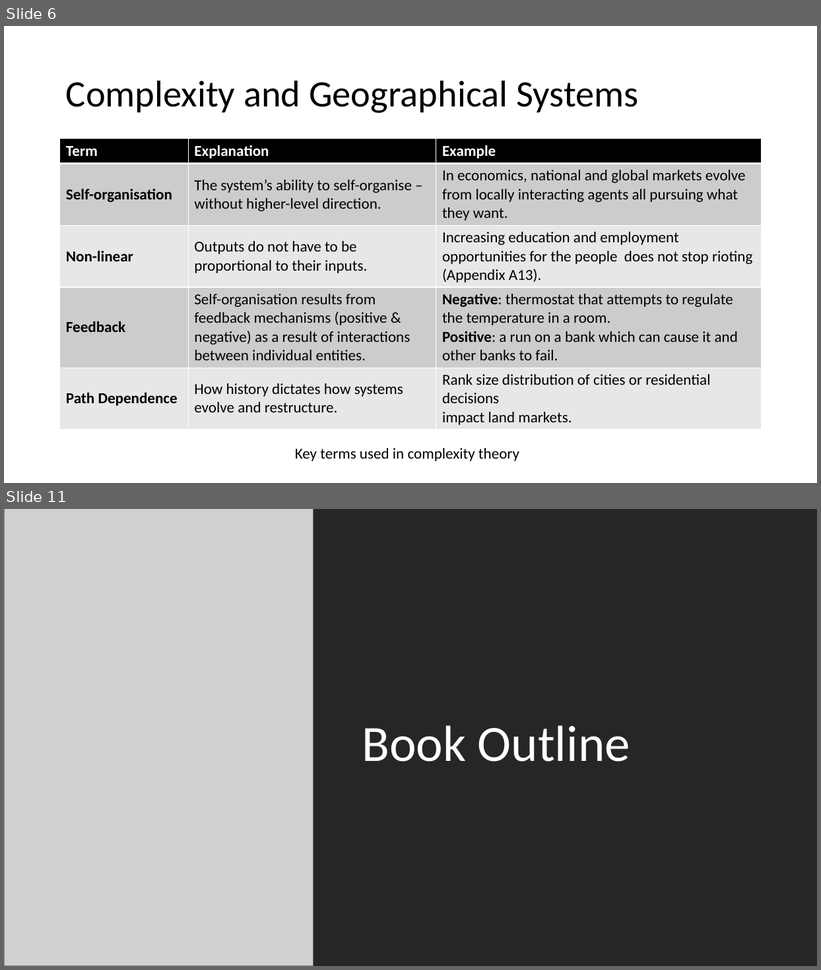
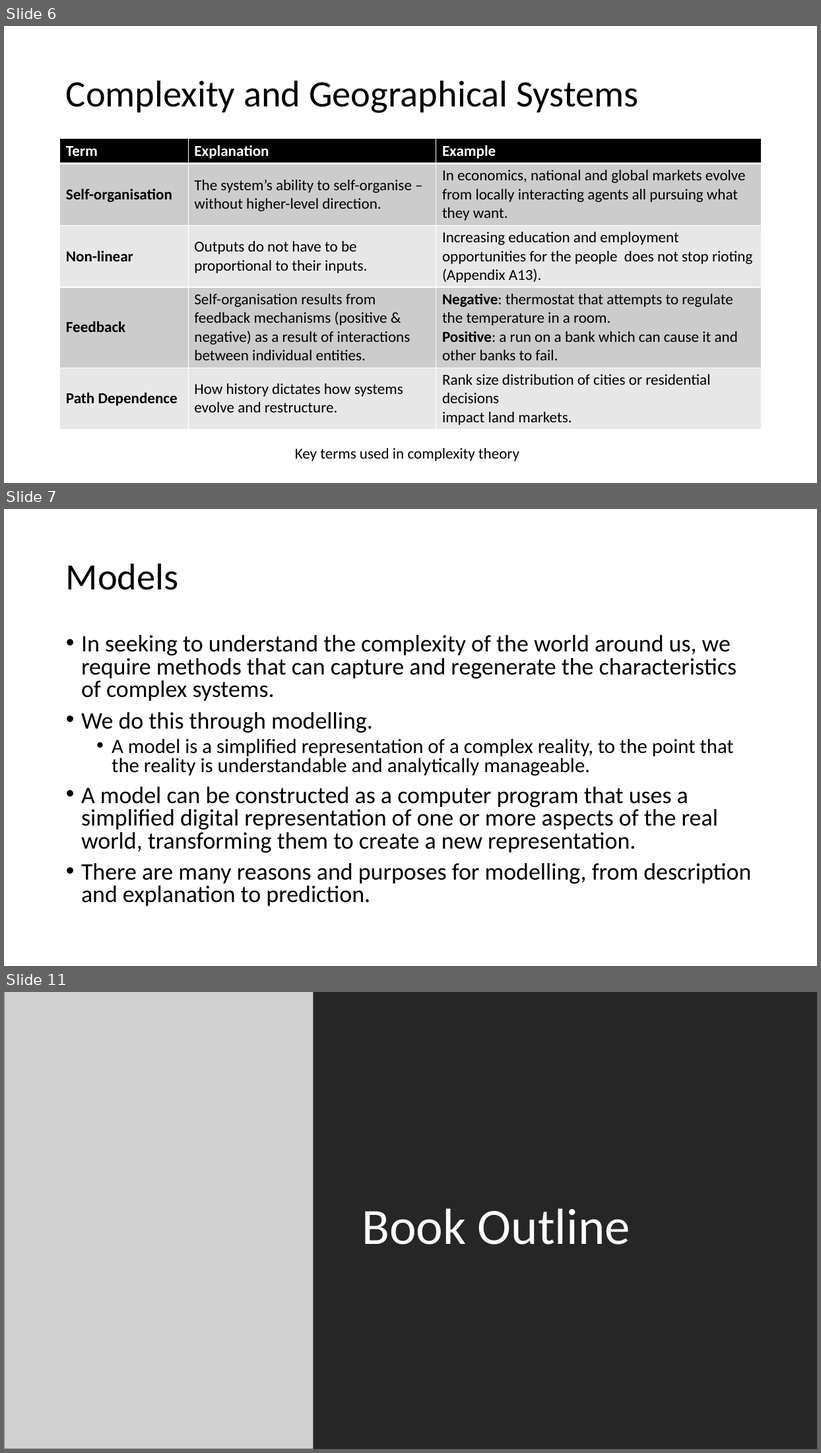
Before and after one commit to abmgis/abmgis, a slide deck: Chapter01-ABMGIS/Chapter1.pptx. Shown one above the other, each under a label of ours: slides 6 and 11 before the commit, slides 6, 7 and 11 after it; the slides between them are not shown. The pictures are 821x970 and 821x1453 pixels, drawn with LibreOffice and Linux fonts; fonts in the diff are those of the drawing; grey boxes stand for pictures. Boxes give left, top, right and bottom in pixels: in the first picture for what was removed or moved away, otherwise in the second. Text is boxed around its words. In the diff, an @@ line names an element or a change of style, - is before the commit and + after.

```diff
--- a/Chapter01-ABMGIS/Chapter1.pptx
+++ b/Chapter01-ABMGIS/Chapter1.pptx
@@ slide 7 added at bbox=[4, 509, 817, 966], background #FFFFFF @@
@@ title added at bbox=[66, 563, 179, 590], 44 pt, text #000000 @@
+Models
@@ text added at bbox=[81, 635, 751, 906], 28 pt, text #000000 @@
+• In seeking to understand the complexity of the world around us, we require methods that can capture and regenerate the characteristics of complex systems.
+• We do this through modelling.
+  • A model is a simplified representation of a complex reality, to the point that the reality is understandable and analytically manageable.
+• A model can be constructed as a computer program that uses a simplified digital representation of one or more aspects of the real world, transforming them to create a new representation.
+• There are many reasons and purposes for modelling, from description and explanation to prediction.
```
Also in this commit, not shown: 3 slides changed, 7 other slides added, 11 slides removed.
